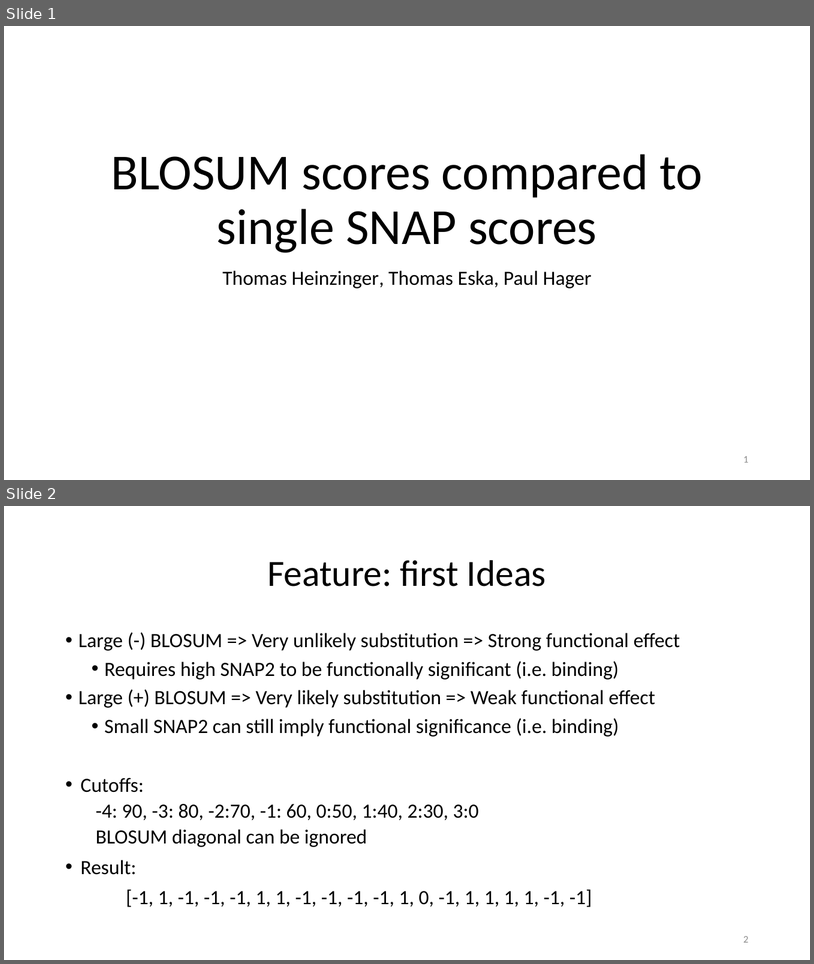
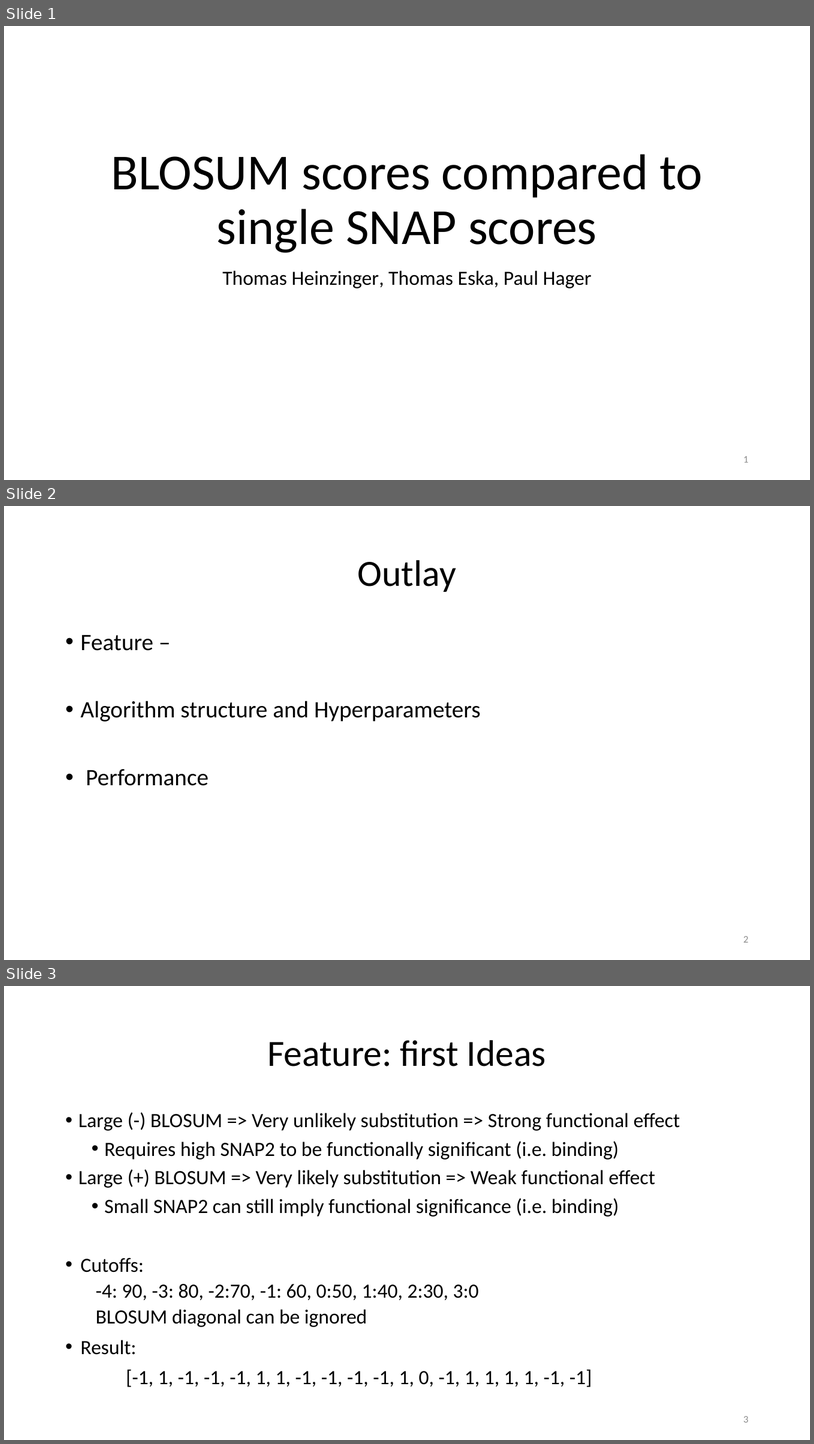
Before and after one commit to paulhager/ProteinPrediction1, a slide deck: BLOSUM_scorescompared to single SNAP scores.pptx. Shown one above the other, each under a label of ours: slides 1 and 2 before the commit, slides 1, 2 and 3 after it. The pictures are 814x964 and 814x1444 pixels, drawn with LibreOffice and Linux fonts; fonts in the diff are those of the drawing; background and template pictures are left out. Boxes give left, top, right and bottom in pixels: in the first picture for what was removed or moved away, otherwise in the second. Text is boxed around its words. In the diff, an @@ line names an element or a change of style, - is before the commit and + after.

```diff
--- a/BLOSUM_scorescompared to single SNAP scores.pptx
+++ b/BLOSUM_scorescompared to single SNAP scores.pptx
@@ slide 2 added at box(4, 506, 810, 960), background #FFFFFF @@
@@ title added at box(358, 560, 456, 592), 44 pt, text #000000 @@
+Outlay
@@ text added at box(81, 635, 481, 786), 28 pt, text #000000 @@
+• Feature –
+• Algorithm structure and Hyperparameters
+• Performance
@@ page number added at box(744, 936, 749, 942), 12 pt, text #8C8C8C @@
+2
@@ what was slide 2 is now slide 3 @@
@@ page number at box(744, 1416, 749, 1422): text changed @@
-2
+3
```
Also in this commit, not shown: 3 slides changed, 1 other slide added, 1 slide removed, 1 other file.
